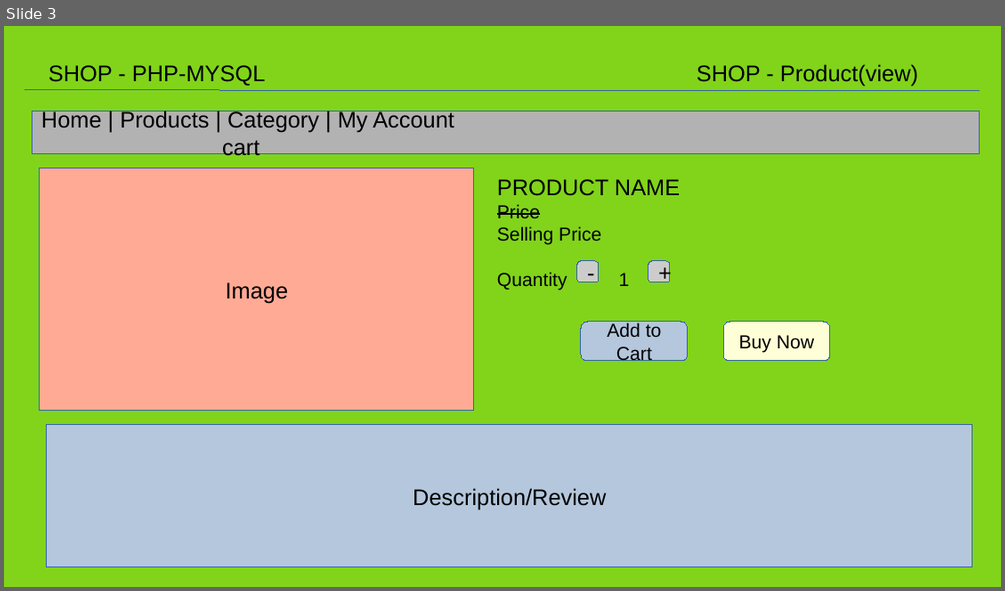
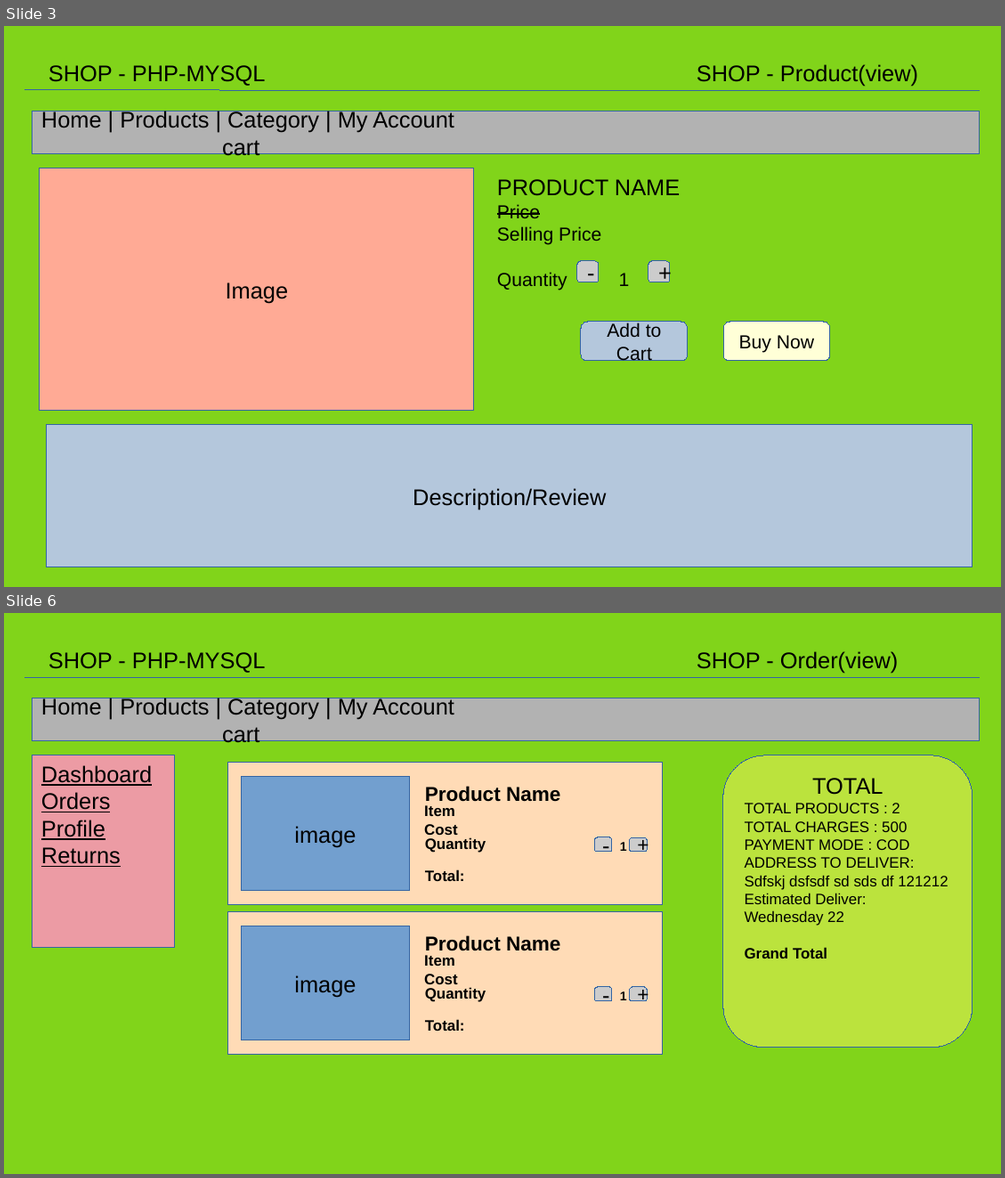
Before and after one commit to saurabhcedcoss/php_mysql_project_shop, a slide deck: shop.odp. Shown one above the other, each under a label of ours: slide 3 before the commit, slides 3 and 6 after it; the slides between them are not shown. The pictures are 1005x591 and 1005x1178 pixels, drawn with LibreOffice and Linux fonts; fonts in the diff are those of the drawing. Boxes give left, top, right and bottom in pixels: in the first picture for what was removed or moved away, otherwise in the second. Text is boxed around its words. In the diff, an @@ line names an element or a change of style, - is before the commit and + after.

```diff
--- a/shop.odp
+++ b/shop.odp
@@ slide 6 added at [4,613,1001,1174], background #81D41A @@
@@ text added at [48,652,265,673], 18 pt, text #000000 @@
+SHOP - PHP-MYSQL
@@ text added at [696,651,898,673], 18 pt, text #000000 @@
+SHOP - Order(view)
@@ line added from (25, 677) to (980, 677), #3465A4 0 pt @@
@@ rectangle added at [32,698,979,740], fill #B2B2B2, outline #3465A4 0 pt, 18 pt, text #000000 @@
+Home | Products | Category | My Account cart
@@ rectangle added at [32,755,174,948], fill #EC9BA4, outline #3465A4 0 pt, 18 pt, text #000000, underline @@
+Dashboard
+Orders
+Profile
+Returns
@@ rectangle added at [228,763,663,904], fill #FFDBB6, outline #3465A4 0 pt @@
@@ freeform shape added at [723,755,972,1047], fill #BBE33D, outline #3465A4 0 pt, 12 pt, text #000000 @@
+TOTAL
+TOTAL PRODUCTS : 2
+TOTAL CHARGES : 500
+PAYMENT MODE : COD
+ADDRESS TO DELIVER:
+Sdfskj dsfsdf sd sds df 121212
+Estimated Deliver:
+Wednesday 22
+Grand Total
@@ rectangle added at [241,777,409,891], fill #729FCF, outline #3465A4 0 pt, 18 pt, text #000000 @@
+image
@@ text added at [425,786,560,802], 16 pt, text #000000, bold @@
+Product Name
@@ text added at [424,805,458,835], 12 pt, text #000000, bold @@
+Item Cost
@@ text added at [425,837,486,852], 12 pt, text #000000, bold @@
+Quantity
@@ rounded rectangle added at [595,837,612,852], fill #CCCCCC, outline #3465A4 0 pt, 18 pt, text #000000 @@
+-
@@ text added at [620,842,627,851], 10 pt, text #000000, bold @@
+1
@@ rounded rectangle added at [630,837,647,852], fill #CCCCCC, outline #3465A4 0 pt, 16 pt, text #000000 @@
++
@@ text added at [425,869,465,881], 12 pt, text #000000, bold @@
+Total:
@@ rectangle added at [228,912,663,1054], fill #FFDBB6, outline #3465A4 0 pt @@
@@ rectangle added at [241,926,409,1040], fill #729FCF, outline #3465A4 0 pt, 18 pt, text #000000 @@
+image
@@ text added at [424,955,458,984], 12 pt, text #000000, bold @@
+Item Cost
@@ text added at [425,935,560,951], 16 pt, text #000000, bold @@
+Product Name
@@ text added at [425,987,486,1002], 12 pt, text #000000, bold @@
+Quantity
@@ rounded rectangle added at [595,987,612,1001], fill #CCCCCC, outline #3465A4 0 pt, 18 pt, text #000000 @@
+-
@@ text added at [620,991,627,1000], 10 pt, text #000000, bold @@
+1
@@ rounded rectangle added at [630,987,647,1001], fill #CCCCCC, outline #3465A4 0 pt, 16 pt, text #000000 @@
++
@@ text added at [425,1019,465,1030], 12 pt, text #000000, bold @@
+Total:
```
Also in this commit, not shown: 3 slides changed, 1 other slide added, 1 slide removed, 8 other files.
